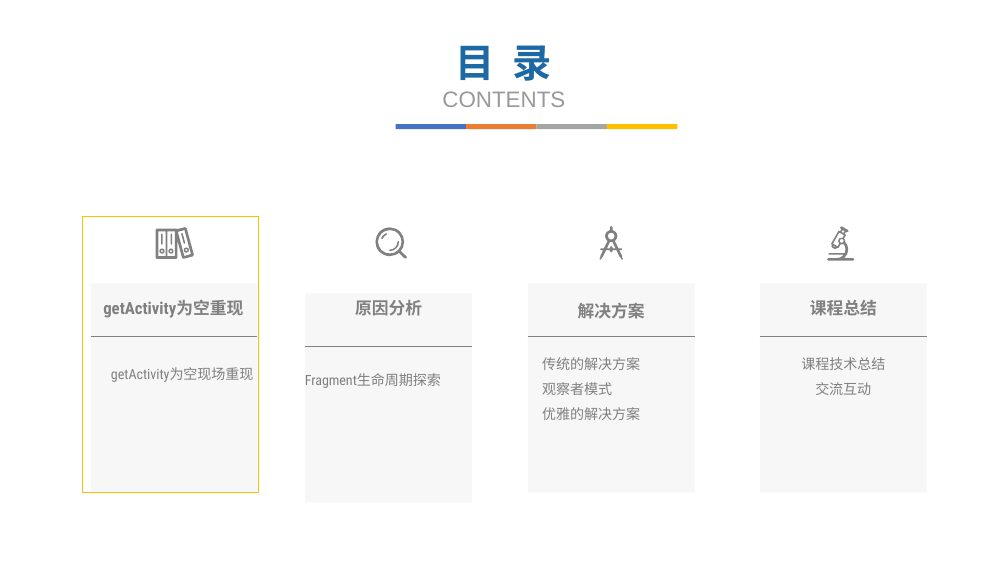
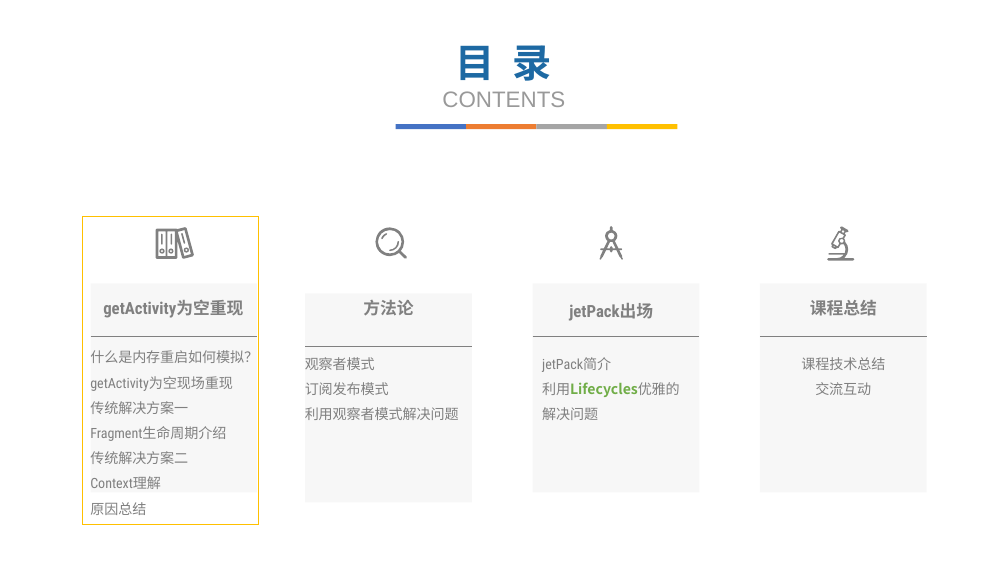
Before and after one commit to fanzhangvip/xiangxue, a slide deck: slide 4 of pre/Android Fragment爬坑记.pptx. Drawn at 1008x567 pixels with LibreOffice and Linux fonts; fonts in the diff are those of the drawing; background and template pictures are left out. Boxes give left, top, right and bottom in pixels: in the first picture for what was removed or moved away, otherwise in the second. Text is boxed around its words. In the diff, an @@ line names an element or a change of style, - is before the commit and + after.

```diff
--- a/pre/Android Fragment爬坑记.pptx
+++ b/pre/Android Fragment爬坑记.pptx
@@ rectangle resized from (x1=83, y1=216, x2=259, y2=492) to (x1=83, y1=216, x2=259, y2=525) @@
@@ rectangle moved from (x1=528, y1=284, x2=695, y2=492) to (x1=533, y1=284, x2=700, y2=492) @@
@@ text at (x1=363, y1=300, x2=413, y2=316): text changed @@
-原因分析
+方法论
@@ text at (x1=569, y1=303, x2=653, y2=321): text changed @@
-解决方案
+jetPack出场
@@ text "什么是内存重启如何模拟？" moved from (x1=111, y1=367, x2=254, y2=382) to (x1=90, y1=350, x2=258, y2=515) @@
@@ text at (x1=90, y1=350, x2=258, y2=363): paragraph added @@
+什么是内存重启如何模拟？
@@ text at (x1=305, y1=357, x2=459, y2=420): text changed @@
-Fragment生命周期探索
+观察者模式
+订阅发布模式
+利用观察者模式解决问题
@@ line moved from (528, 337) - (695, 337) to (533, 337) - (699, 337) @@
@@ text at (x1=542, y1=357, x2=680, y2=397): text changed @@
-传统的解决方案
-观察者模式
-优雅的解决方案
+jetPack简介
+利用Lifecycles优雅的解决问题
@@ text at (x1=90, y1=401, x2=226, y2=515): paragraphs added @@
+传统解决方案一
+Fragment生命周期介绍
+传统解决方案二
+Context理解
+原因总结
```
Also in this commit, not shown: 7 other slides changed, 10 slides added, 12 other files.
